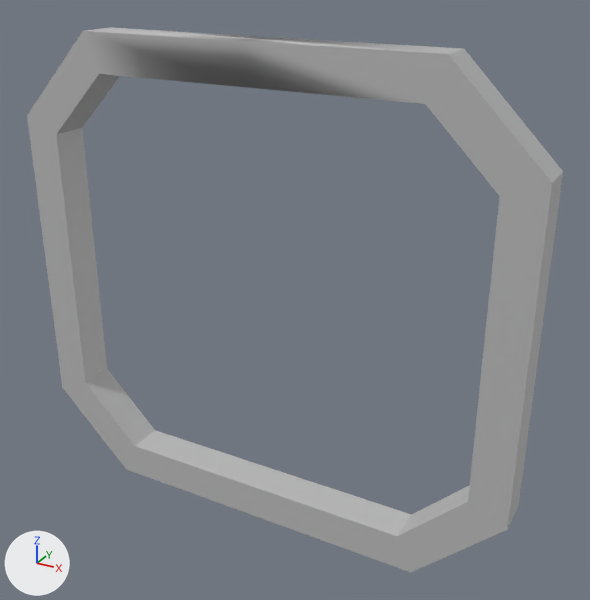
The FBX model Assets/Custom/Graphics/Models/fbx import/pipe.fbx as it was, and as the next commit left it.
Rendered twice from a 50 mm camera at (0.101, -0.1655, 0.0853) aimed at (0.0076, 0.0044, 0.0004). Lighting does not change. The marker at lower left points along +X, +Y and +Z. Where no turn or scale is listed for an object, it has been applied to the vertices.

In view in the first picture: 'pipe'.
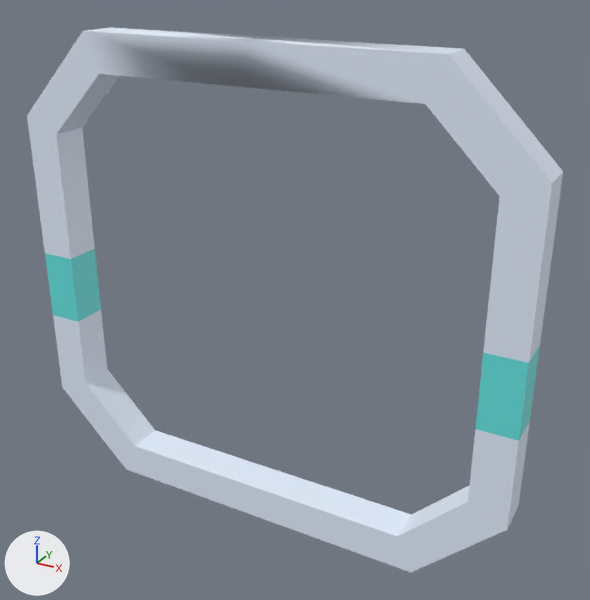
The newer file is also turned or shifted as a whole; pictures and numbers use the older file's frame.

Pixel boxes (x1, y1, x2, y2) of what changed, in the pictures (590 x 600 px):
part 1 of me_mesh, built on
    both: (27, 116, 563, 529)
part 2 of me_mesh, recoloured
    both: (27, 27, 563, 572)

The change in detail:
Picture 'building_diff.png' (img_building_diff_png) is new.
Picture 'building_nor.png' (img_building_nor_png) is new.
Material 'lambert12' (mat_lambert12) is new.
Uses the picture img_building_diff_png.
Uses the picture img_building_nor_png.
me_mesh is used by ob_pipe; location (0.0, 0.0, 0.0).
me_mesh had 40 vertices, 41 faces and spanned x -0.07..0.07, y -0.005..0.005, z -0.065..0.065.
me_mesh now has 48 vertices, 49 faces and spans x -0.07..0.07, y -0.005..0.005, z -0.065..0.065.
Part 1, on me_mesh:
8 faces are deleted.
8 vertices are added at x -0.07..0.07, y -0.005..0.005, z -0.0001..0.0001.
16 new faces join them.
me_mesh part 2: 33 faces spanning x -0.07..0.07, y -0.005..0.005, z -0.065..0.065 switch from mat_lambert2 (grey #bcbcbc) to mat_lambert12.
